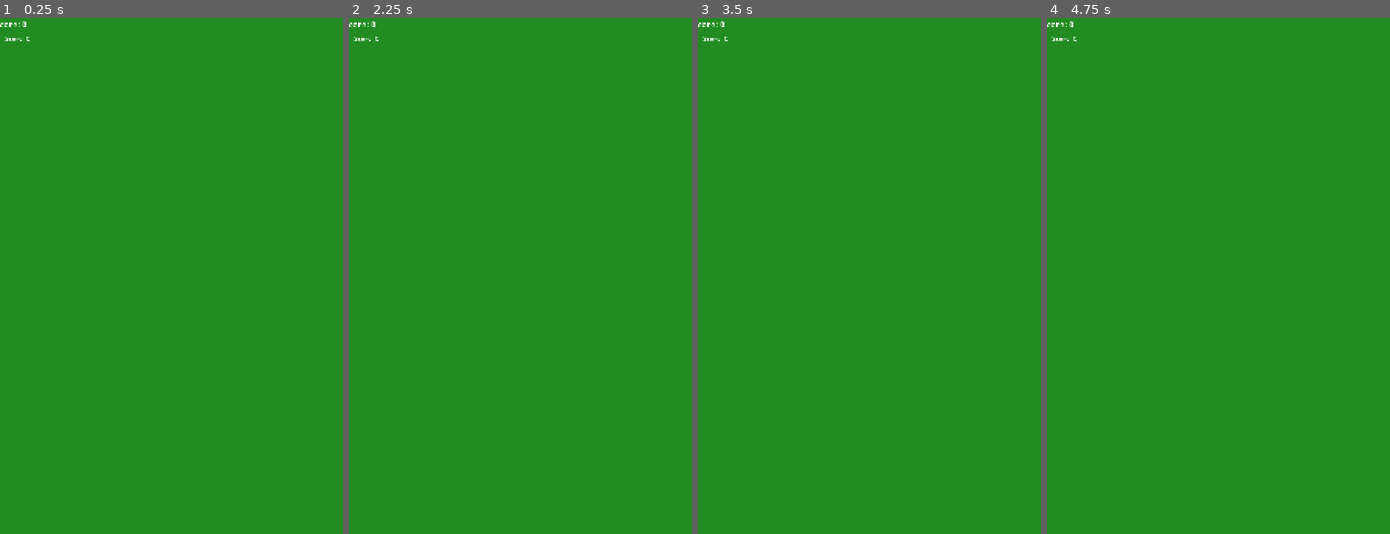
Above: before the commit, frames 1-4 (left to right).
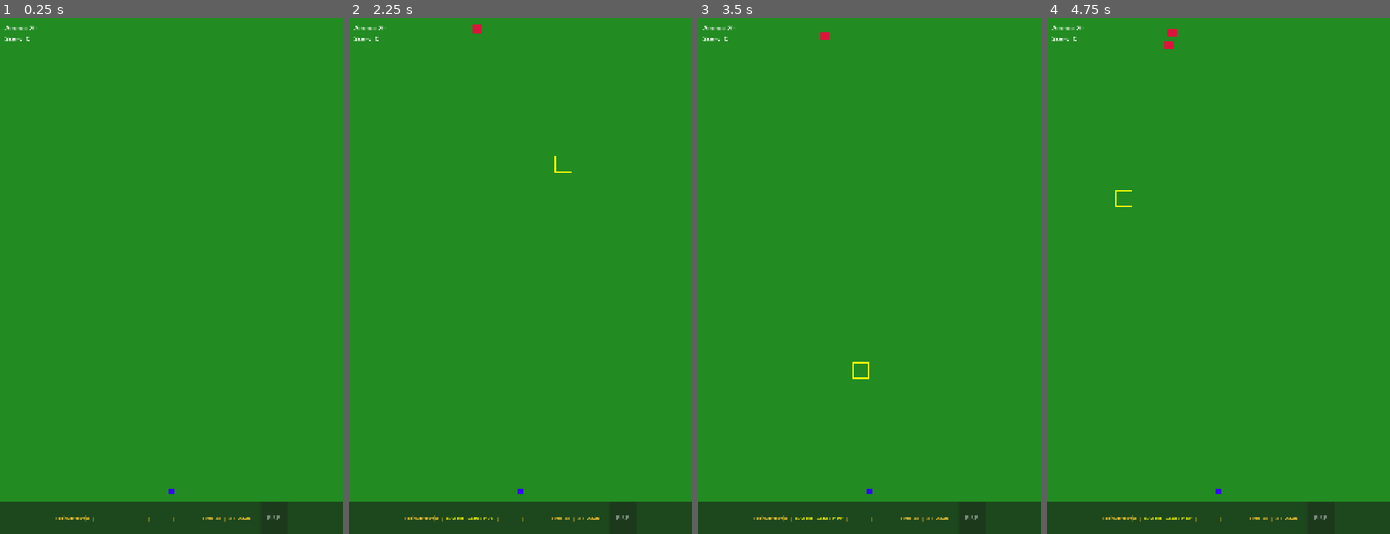
Above: after the commit, the same moments.

Repository: huttutt/tukom-defender
Game: Godot game, scene res://scenes/Main.tscn
Same seed, same stepped clock (60 frames per second), same inputs: the game is played once before the commit and once after it.
Inputs (mouse positions are in pixels of both pictures, inside the frame that each line leads up to):
- Up to frame 1 (0.25 s): no input
- Up to frame 2 (2.25 s): tap Enter at 0.5, 2 s; move the mouse to (595, 250) at 0.52 s; click (595, 250) at 0.67 s; tap Space at 1.25 s; move the mouse to (451, 301) at 1.27 s; click (451, 301) at 1.42 s; move the mouse to (554, 162) at 2.02 s; click (554, 162) at 2.17 s
- Up to frame 3 (3.5 s): tap Space at 2.75 s; move the mouse to (852, 379) at 2.77 s; click (852, 379) at 2.92 s
- Up to frame 4 (4.75 s): tap Enter at 3.5 s; move the mouse to (1321, 353) at 3.52 s; click (1321, 353) at 3.67 s; move the mouse to (1115, 198) at 4.27 s; click (1115, 198) at 4.42 s

The runs differ from the first frame. In frame 1, 6.4% of the frame differs, in the area x 0-100%, y 0-100%; in frame 2, 6.4%; in frame 3, 6.4%; in frame 4, 6.5%.
Error before the commit: Invalid assignment of property or key 'visible' with value of type 'bool' on a base object of type 'null instance'. (res://scripts/Main.gd:44)

Commit message:
Fix ObserverIcon.tscn resource definition order
Move SubResource definition before its usage to fix Godot parse error.
SubResources must be defined before being referenced in scene files.

Fixes:
- "Condition \"!int_resources.has(id)\" is true" error
- Scene loading failure in Godot editor

🤖 Generated with [Claude Code](https://claude.com/claude-code)

Co-Authored-By: Claude <noreply@anthropic.com>

Diff:
--- a/scenes/ObserverIcon.tscn
+++ b/scenes/ObserverIcon.tscn
@@ -1,6 +1,9 @@
-[gd_scene load_steps=2 format=3 uid="uid://ch8k9w2n5j4tx"]
+[gd_scene load_steps=3 format=3 uid="uid://ch8k9w2n5j4tx"]
 
 [ext_resource type="Script" path="res://scripts/ObserverIcon.gd" id="1_observer_icon_script"]
+
+[sub_resource type="PlaceholderTexture2D" id="PlaceholderTexture2D_placeholder"]
+size = Vector2(1, 1)
 
 [node name="ObserverIcon" type="Node2D"]
 script = ExtResource("1_observer_icon_script")
@@ -9,6 +12,3 @@
 modulate = Color(0.2, 0.5, 1, 1)
 scale = Vector2(20, 20)
 texture = SubResource("PlaceholderTexture2D_placeholder")
-
-[sub_resource type="PlaceholderTexture2D" id="PlaceholderTexture2D_placeholder"]
-size = Vector2(1, 1)
